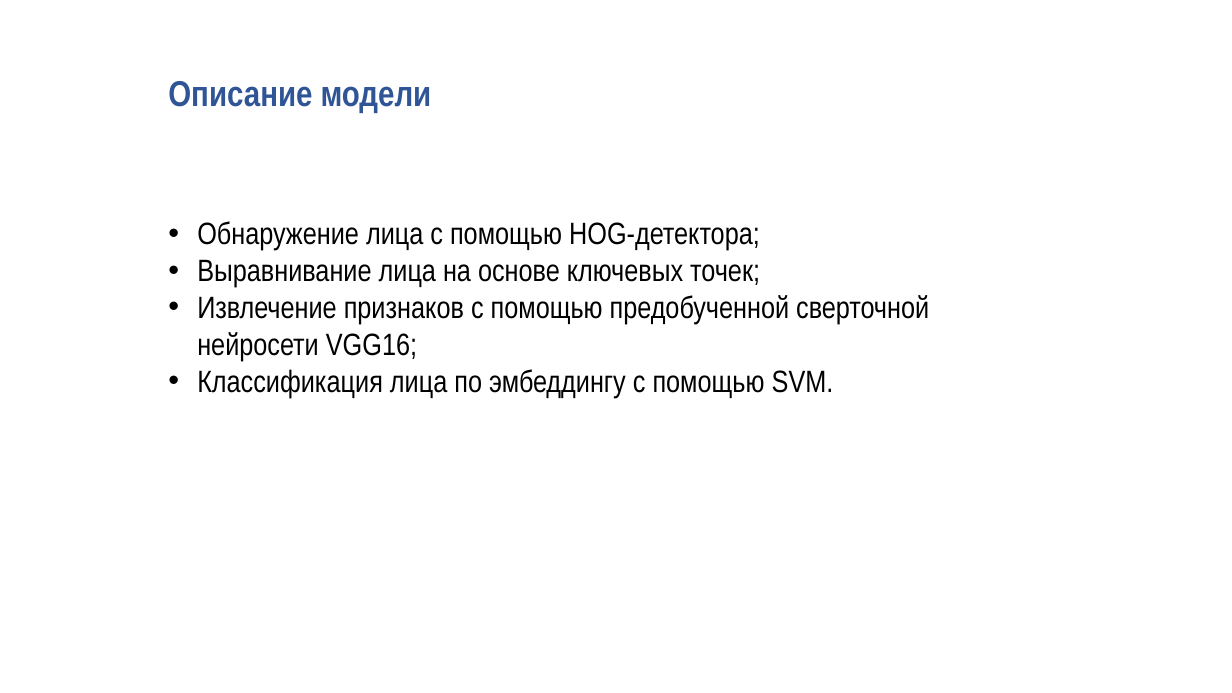
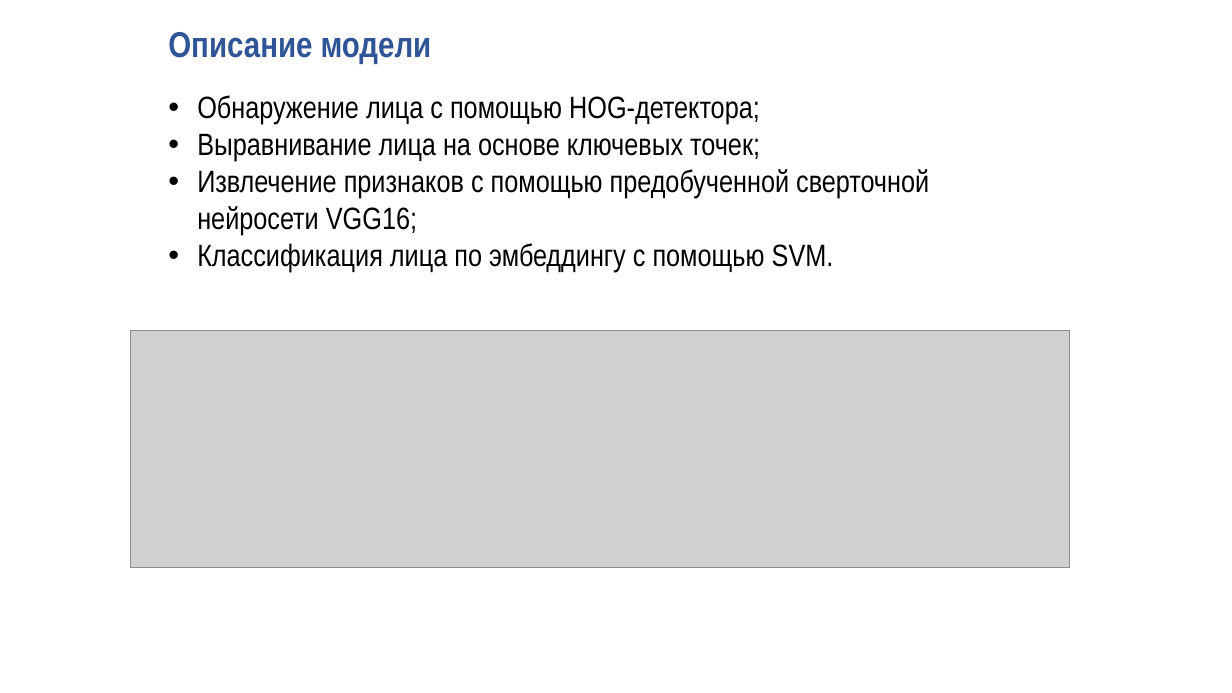
Before and after one commit to kemper0110/face-recog, a slide deck: slide 4 of presentation.pptx (slide 5 before the commit). Drawn at 1232x693 pixels with LibreOffice and Linux fonts; fonts in the diff are those of the drawing; grey boxes stand for pictures; background and template pictures are left out. Boxes give left, top, right and bottom in pixels: in the first picture for what was removed or moved away, otherwise in the second. Text is boxed around its words. In the diff, an @@ line names an element or a change of style, - is before the commit and + after.

```diff
--- a/presentation.pptx
+++ b/presentation.pptx
@@ text "Описание модели": place and size @@
-text "Описание модели" at (168, 81, 432, 113)
+text "Описание модели" at (168, 32, 432, 64)
@@ text "Обнаружение лица с помощью HOG-детектора;": place and size @@
-text "Обнаружение лица с помощью HOG-детектора;" at (197, 221, 929, 398)
+text "Обнаружение лица с помощью HOG-детектора;" at (197, 95, 929, 272)
@@ picture added at (131, 331, 1070, 567) @@
```
Also in this commit, not shown: 1 other slide changed, 5 slides added, 2 slides removed, 12 other files.
